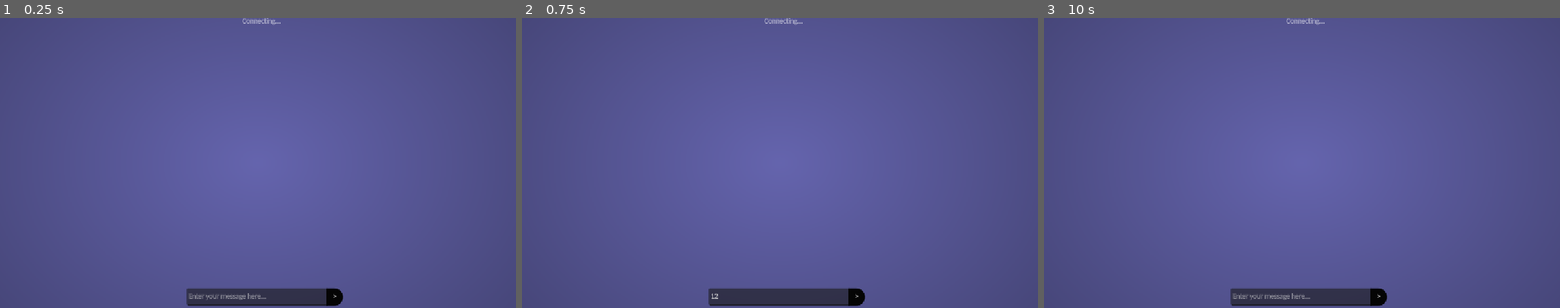
Above: before the commit, frames 1-3 (left to right).
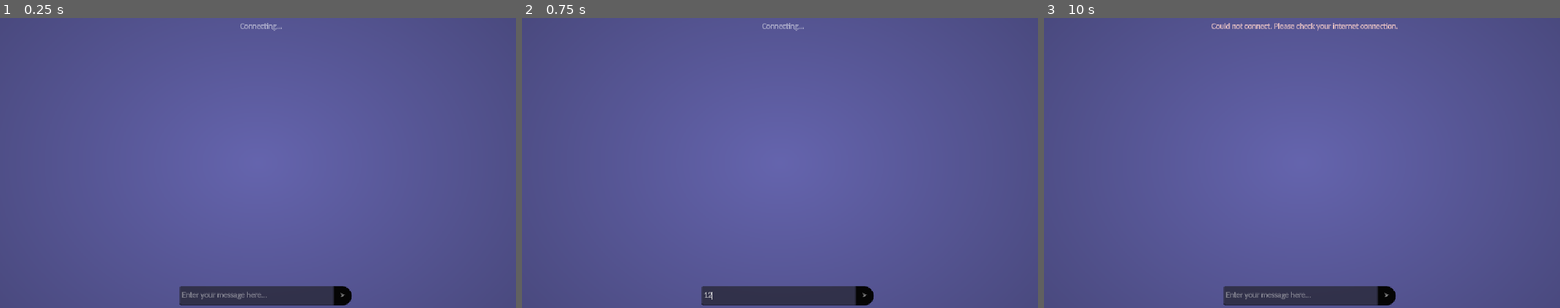
Above: after the commit, the same moments.

Repository: clride/Pernu
Game: Godot game, scene res://UI/Chat/chat.tscn
Same seed, same stepped clock (60 frames per second), same inputs: the game is played once before the commit and once after it. This scene is started directly instead of the project's main scene.
Inputs (mouse positions are in pixels of both pictures, inside the frame that each line leads up to):
- Up to frame 1 (0.25 s): no input
- Up to frame 2 (0.75 s): click (780, 296) at 0.52 s; type "12" at 0.6 s
- Up to frame 3 (10 s): click ">" at 1.25 s; click ">" at 2 s; click ">" at 2.75 s; tap Enter at 3.5, 5, 6.5 s; tap Space at 4.25, 5.75, 7.25 s

The runs differ from the first frame. In frame 1, 1.0% of the frame differs, in the area x 34-69%, y 0-100%; in frame 2, 0.9%; in frame 3, 1.3%, in the area x 32-69%, y 0-100%.

Commit message:
Improve App UI
Slightly bigger scale, error on timeout

Diff:
--- a/app/UI/Chat/chat.tscn
+++ b/app/UI/Chat/chat.tscn
@@ -49,6 +49,10 @@
 size_flags_vertical = 3
 metadata/_edit_use_anchors_ = true
 metadata/_edit_lock_ = true
+
+[node name="MarginContainer" type="MarginContainer" parent="ChatHistory/ChatContainer" unique_id=1954798400]
+layout_mode = 2
+theme_override_constants/margin_bottom = 7
 
 [node name="Channel" type="Label" parent="ChatHistory/ChatContainer" unique_id=532294410]
 layout_mode = 2
--- a/app/UI/Chat/connected_msg.gd
+++ b/app/UI/Chat/connected_msg.gd
@@ -1,7 +1,16 @@
 extends Label
+
+var connection_success: bool = false
 
 func _ready() -> void:
 	text = "Connecting..."
 
+	await get_tree().create_timer(10).timeout
+
+	if not connection_success:
+		add_theme_color_override("font_color", Config.ERROR_COLOR)
+		text = "Could not connect. Please check your internet connection."
+
 func _on_chat_client_connected() -> void:
 	text = "Connected"
+	connection_success = true
--- a/app/project.godot
+++ b/app/project.godot
@@ -33,6 +33,7 @@
 window/size/mode=2
 window/stretch/mode="canvas_items"
 window/stretch/aspect="expand"
+window/stretch/scale=1.1
 
 [dotnet]
 
